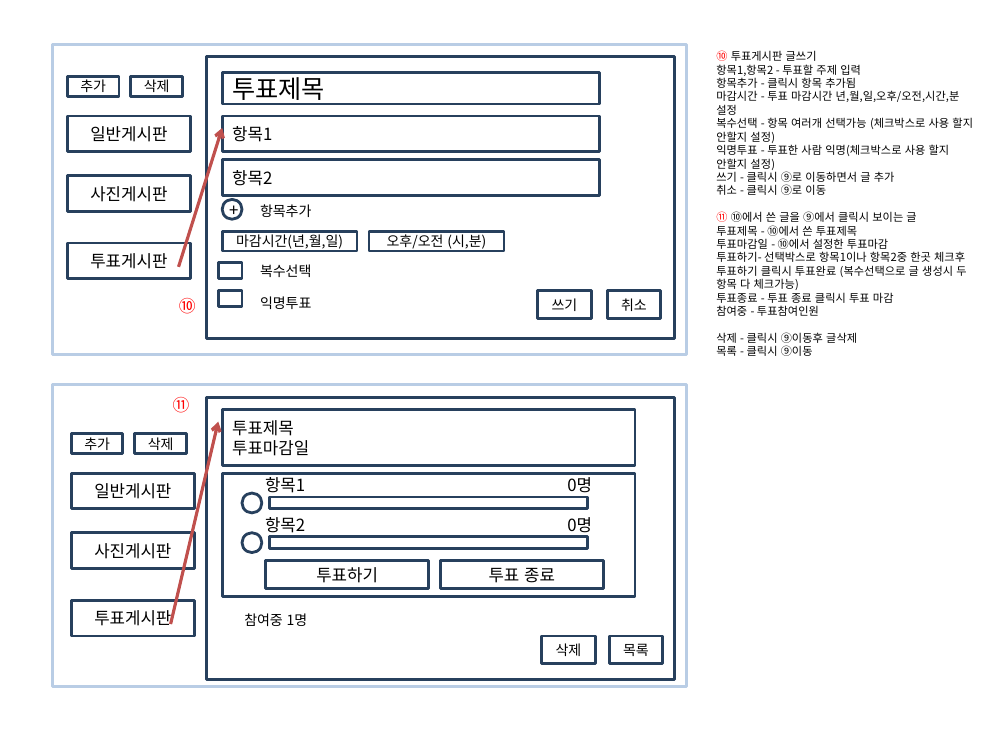
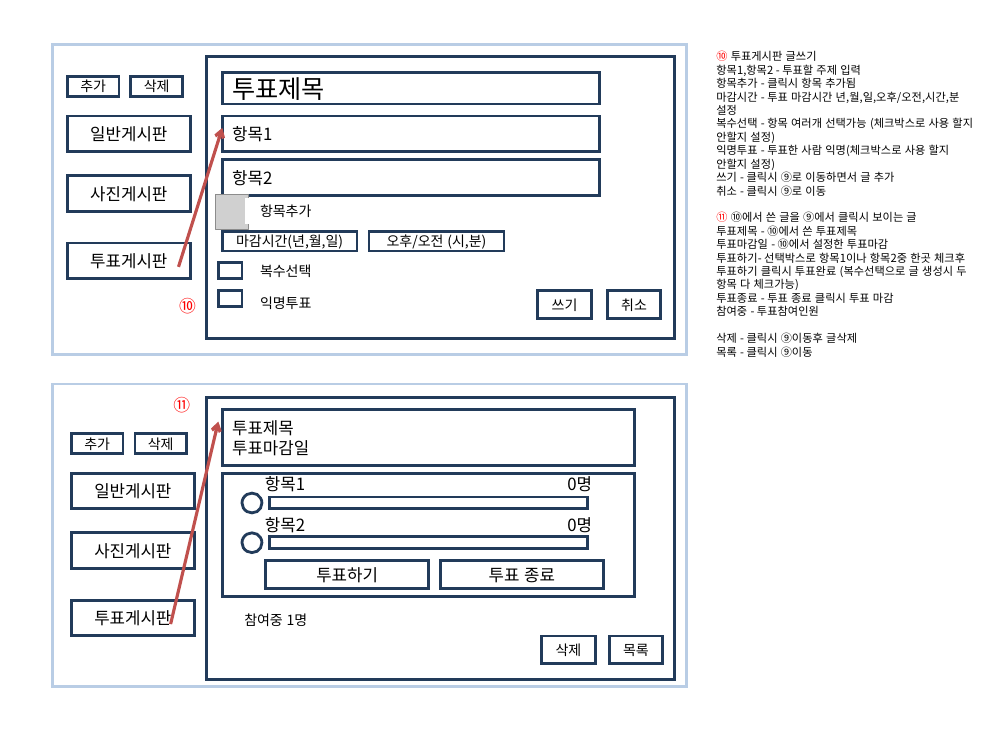
Before and after one commit to skies2000/Board_Messenger, a slide deck: slide 6 of COMMON/게시판,메신저 - 최종.ppt. Drawn at 1008x756 pixels with LibreOffice and Linux fonts; fonts in the diff are those of the drawing; grey boxes stand for pictures. Boxes give left, top, right and bottom in pixels: in the first picture for what was removed or moved away, otherwise in the second. Text is boxed around its words. In the diff, an @@ line names an element or a change of style, - is before the commit and + after.

```diff
--- a/COMMON/게시판,메신저 - 최종.ppt
+++ b/COMMON/게시판,메신저 - 최종.ppt
@@ rectangle at [52, 44, 686, 355]: outline #B9CDE5 2 pt to #B9CDE5 2.01 pt @@
@@ arrow (178, 267) - (223, 128): stroke #C0504D 2.25 pt to #C0504D 2.24 pt @@
@@ picture added at [216, 195, 249, 230] @@
@@ ellipse removed at [222, 200, 242, 220] @@
-+
@@ rectangle "항목추가" at [246, 200, 326, 224]: outline #FFFFFF 2 pt to #FFFFFF 2.01 pt @@
@@ rectangle at [52, 384, 686, 686]: outline #B9CDE5 2 pt to #B9CDE5 2.01 pt @@
@@ outline #27405E 2 pt to #223B5A 2.01 pt in 11 elements at [68, 116, 191, 151], [68, 175, 191, 211], [68, 243, 191, 278], [607, 290, 660, 319], [222, 231, 357, 251], [222, 473, 634, 596], [440, 560, 603, 589], [538, 290, 592, 319], [222, 160, 599, 196], [207, 56, 675, 339], [207, 398, 675, 680] @@
```
Also in this commit, not shown: 11 other slides changed, 2 other files.
